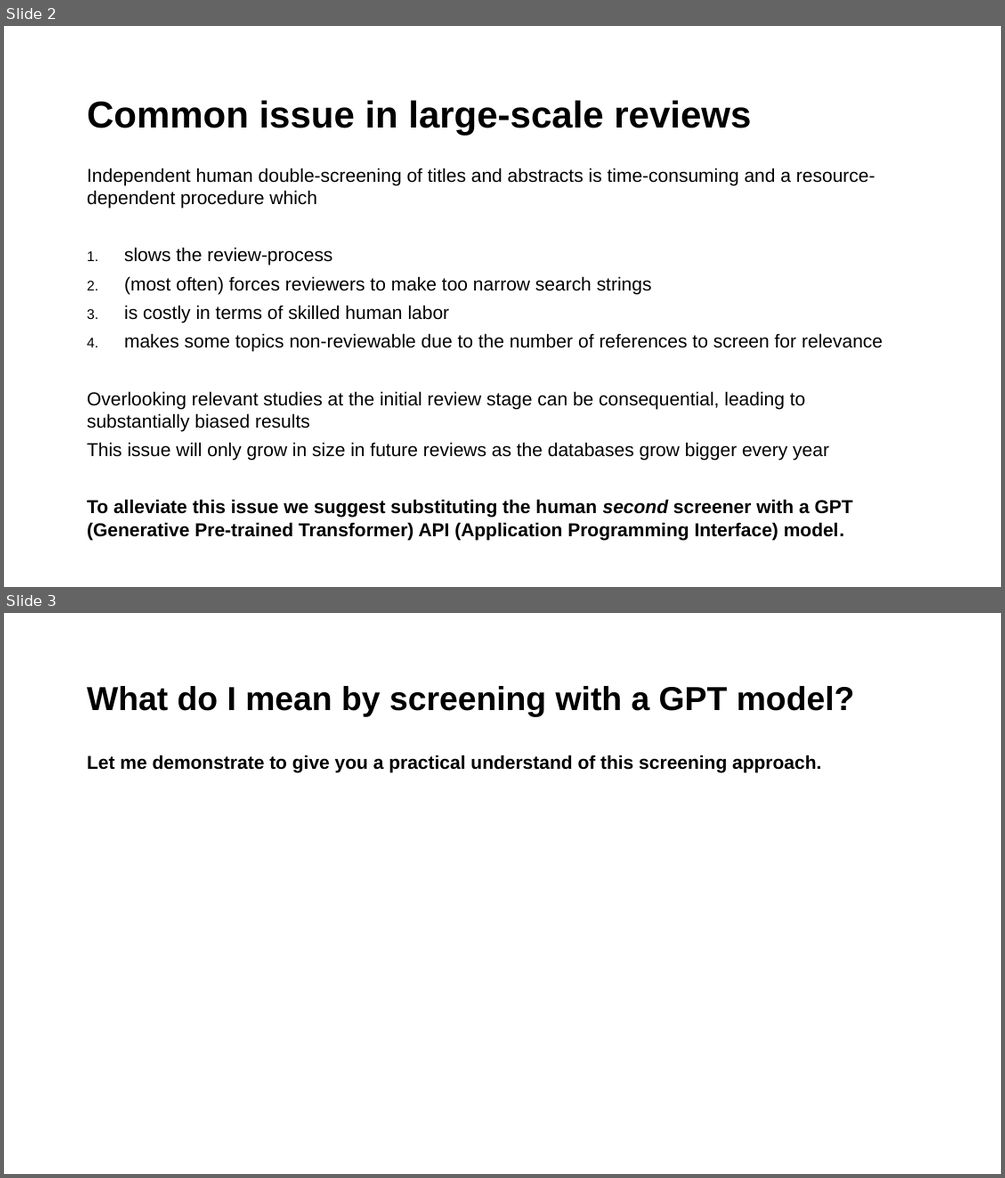
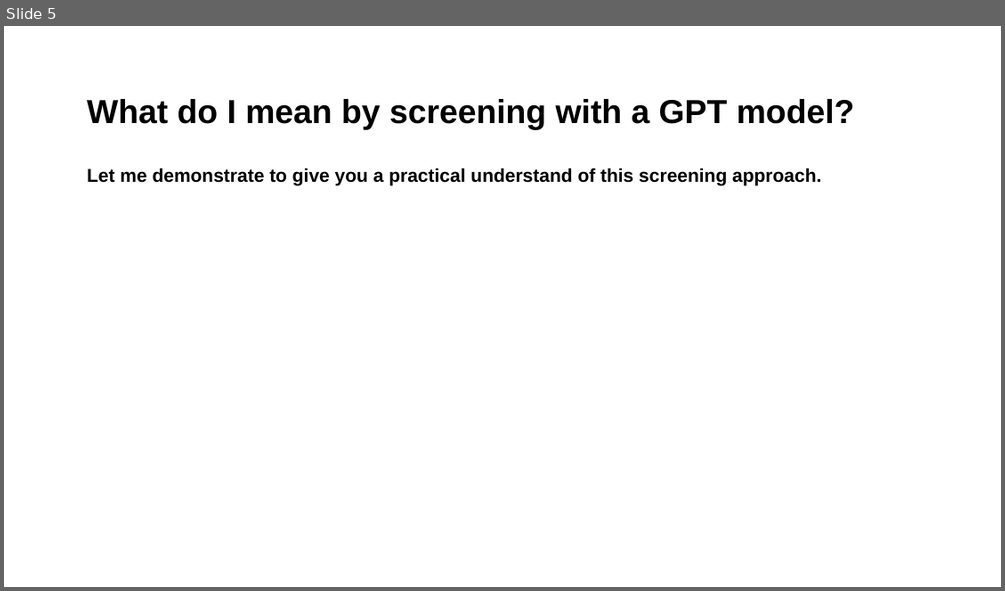
Before and after one commit to MikkelVembye/SRMA-SIG-presentation, a slide deck: SRMA SIG presentation 2024 .potx.pptx. Shown one above the other, each under a label of ours: slides 2 and 3 before the commit, slide 5 after it. The pictures are 1005x1178 and 1005x591 pixels, drawn with LibreOffice and Linux fonts; fonts in the diff are those of the drawing; background and template pictures are left out. Boxes give left, top, right and bottom in pixels: in the first picture for what was removed or moved away, otherwise in the second. Text is boxed around its words. In the diff, an @@ line names an element or a change of style, - is before the commit and + after.

```diff
--- a/SRMA SIG presentation 2024 .potx.pptx
+++ b/SRMA SIG presentation 2024 .potx.pptx
@@ slide 2 removed at bbox=[4, 26, 1001, 587], background #FFFFFF @@
@@ title removed at bbox=[87, 100, 751, 135] @@
-Common issue in large-scale reviews
@@ text removed at bbox=[87, 168, 882, 540] @@
-Independent human double-screening of titles and abstracts is time-consuming and a resource-dependent procedure which
-1. slows the review-process
-2. (most often) forces reviewers to make too narrow search strings
-3. is costly in terms of skilled human labor
-4. makes some topics non-reviewable due to the number of references to screen for relevance
-Overlooking relevant studies at the initial review stage can be consequential, leading to substantially biased results
-This issue will only grow in size in future reviews as the databases grow bigger every year
-To alleviate this issue we suggest substituting the human second screener with a GPT (Generative Pre-trained Transformer) API (Application Programming Interface) model.
@@ what was slide 3 is now slide 5 @@
```
Also in this commit, not shown: 3 slides changed, 4 slides added, 1 other slide removed.
